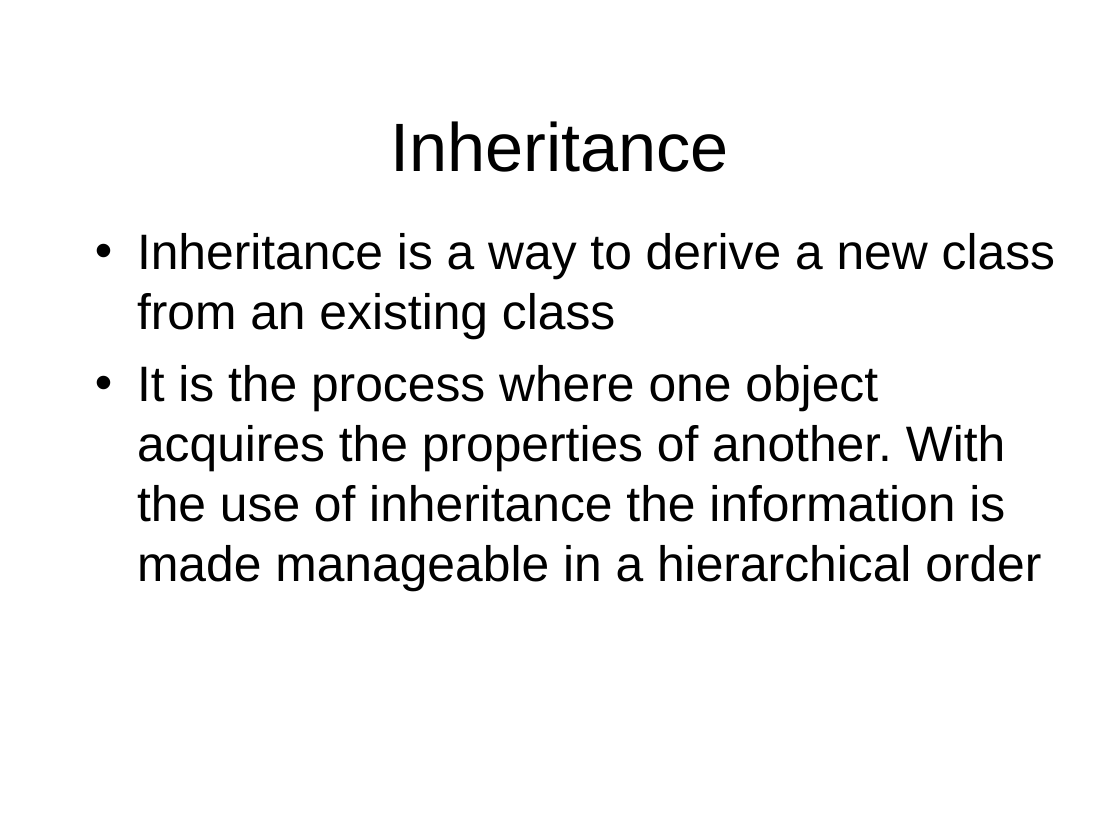
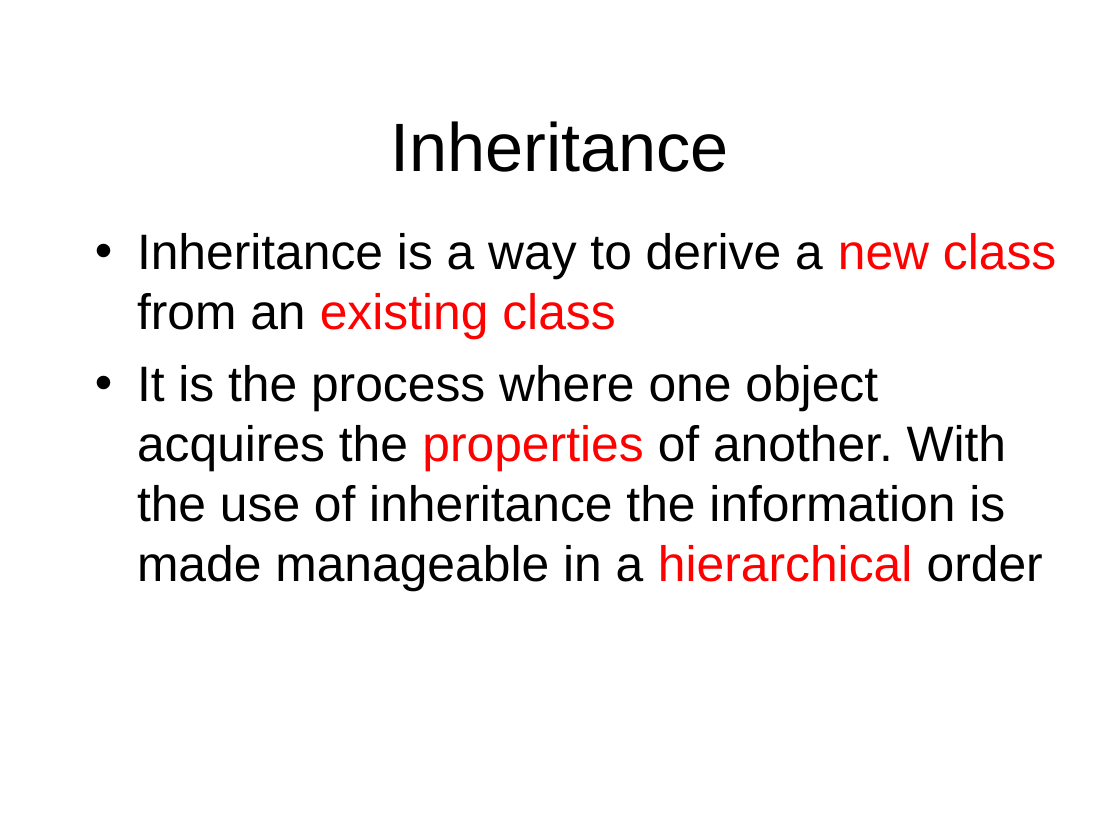
Before and after one commit to octaviordz/zjnu2017.github.io, a slide deck: slide 5 of OOP/lectures/040--Inheritance.and.Interfaces.ppt. Drawn at 1120x840 pixels with LibreOffice and Linux fonts; fonts in the diff are those of the drawing. Boxes give left, top, right and bottom in pixels: in the first picture for what was removed or moved away, otherwise in the second. Text is boxed around its words. In the diff, an @@ line names an element or a change of style, - is before the commit and + after.

Commit message:
Inheritance.

```diff
--- a/OOP/lectures/040--Inheritance.and.Interfaces.ppt
+++ b/OOP/lectures/040--Inheritance.and.Interfaces.ppt
@@ text "Inheritance is a way to ..." at (137, 233, 1056, 591): text colour #000000 to #FF0000 in "new class existing class", "properties hierarchical" @@
```
Also in this commit, not shown: 2 other slides changed, 1 other file.
